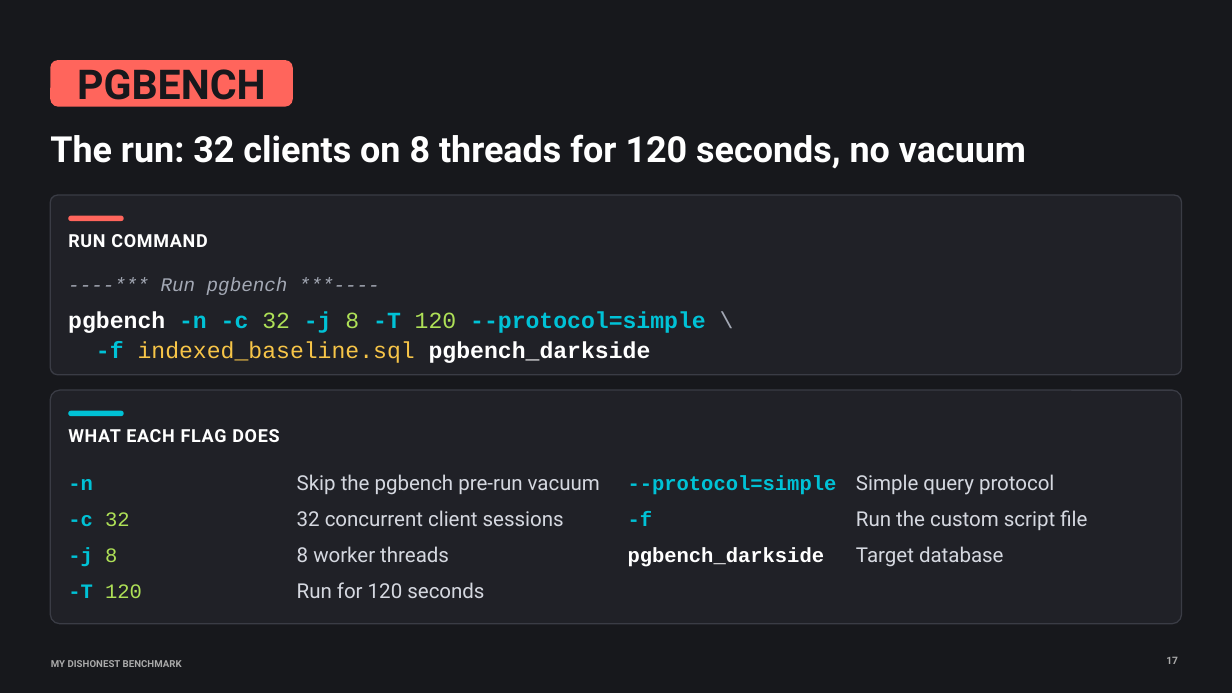
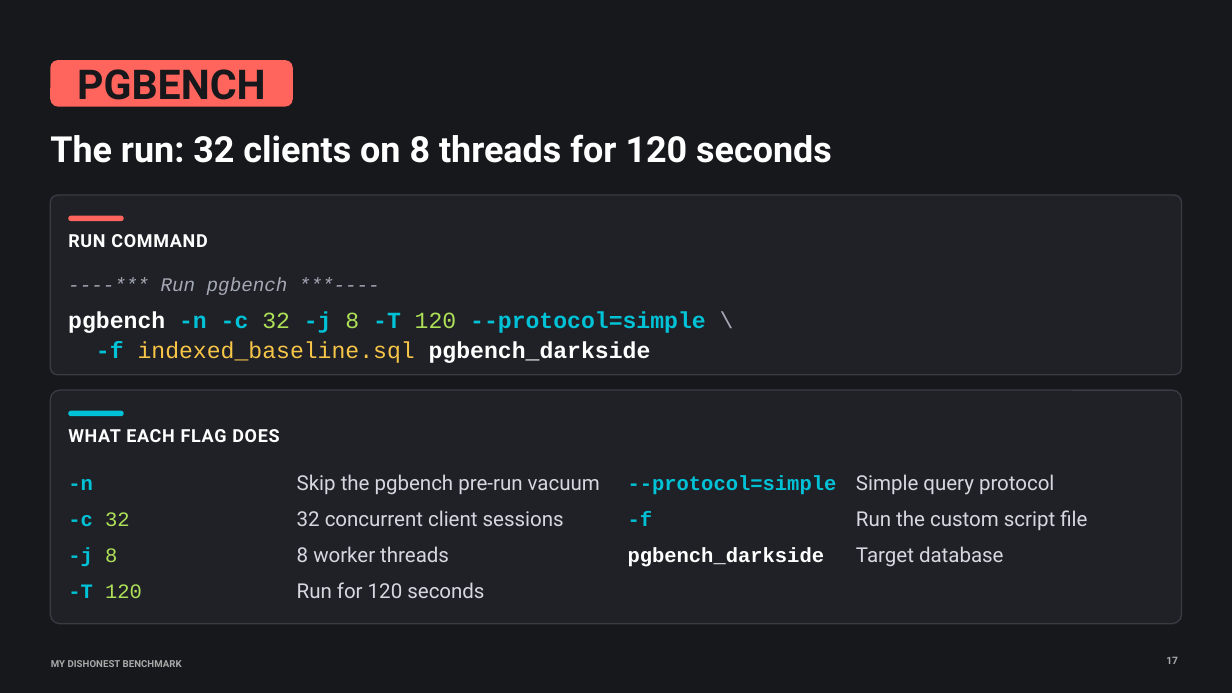
Before and after one commit to secp256k1-sha256/talks_and_blogs, a slide deck: slide 19 of dishonest_benchmark/My_Dishonest_Benchmark.pptx. Drawn at 1232x693 pixels with LibreOffice and Linux fonts; fonts in the diff are those of the drawing. Boxes give left, top, right and bottom in pixels: in the first picture for what was removed or moved away, otherwise in the second. Text is boxed around its words. In the diff, an @@ line names an element or a change of style, - is before the commit and + after.

Commit message:
latest slides v2

```diff
--- a/dishonest_benchmark/My_Dishonest_Benchmark.pptx
+++ b/dishonest_benchmark/My_Dishonest_Benchmark.pptx
@@ text at [50,134,832,163]: text changed @@
-The run: 32 clients on 8 threads for 120 seconds, no vacuum
+The run: 32 clients on 8 threads for 120 seconds
```
Also in this commit, not shown: 1 other file.
